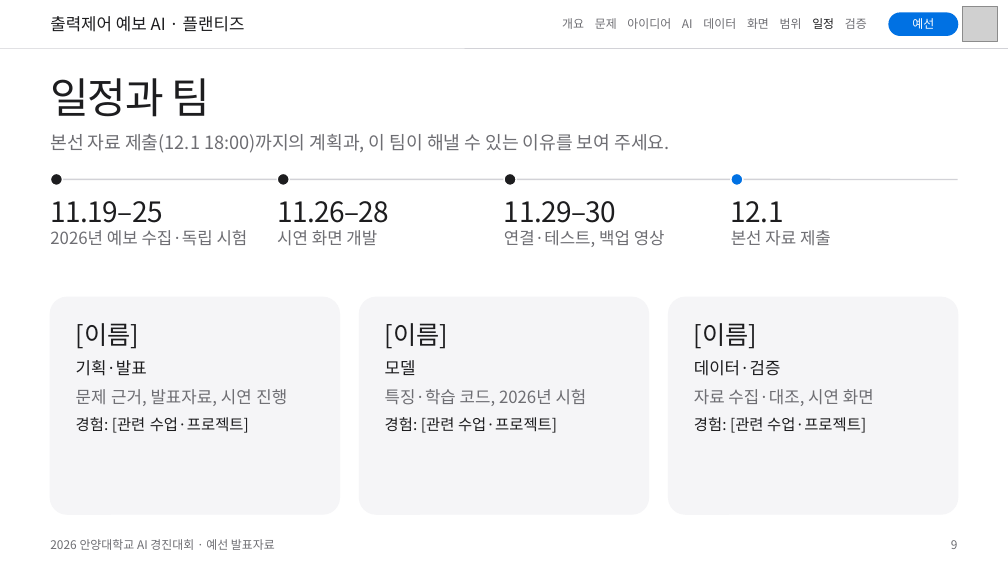
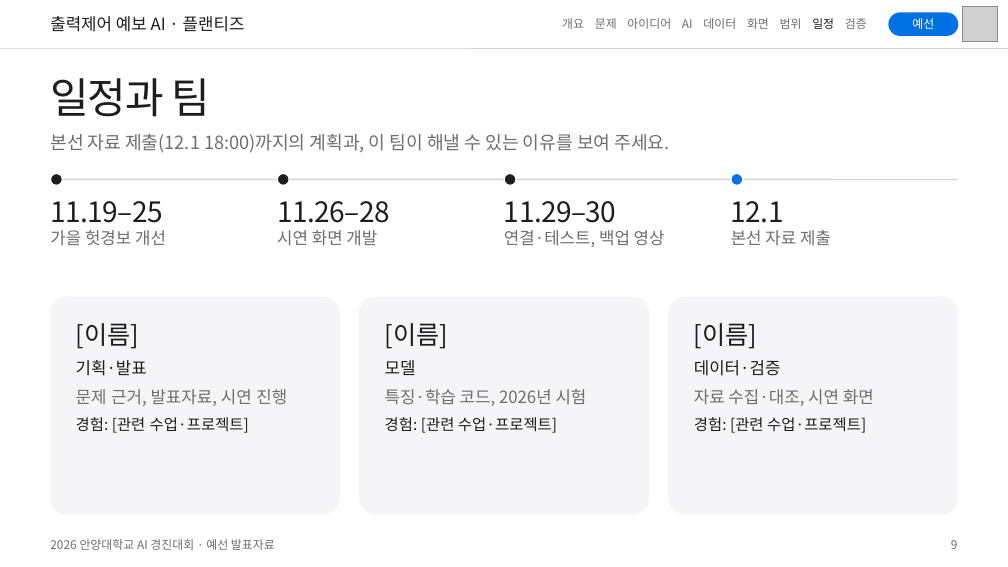
Before and after one commit to eorua/planties, a slide deck: slide 9 of docs/slides/예선발표_초안.pptx. Drawn at 1008x567 pixels with LibreOffice and Linux fonts; fonts in the diff are those of the drawing; grey boxes stand for pictures. Boxes give left, top, right and bottom in pixels: in the first picture for what was removed or moved away, otherwise in the second. Text is boxed around its words. In the diff, an @@ line names an element or a change of style, - is before the commit and + after.

```diff
--- a/docs/slides/예선발표_초안.pptx
+++ b/docs/slides/예선발표_초안.pptx
@@ text at bbox=[50, 230, 166, 245]: text changed @@
-2026년 예보 수집·독립 시험
+가을 헛경보 개선
```
Also in this commit, not shown: 3 other slides changed, 1 other file.
